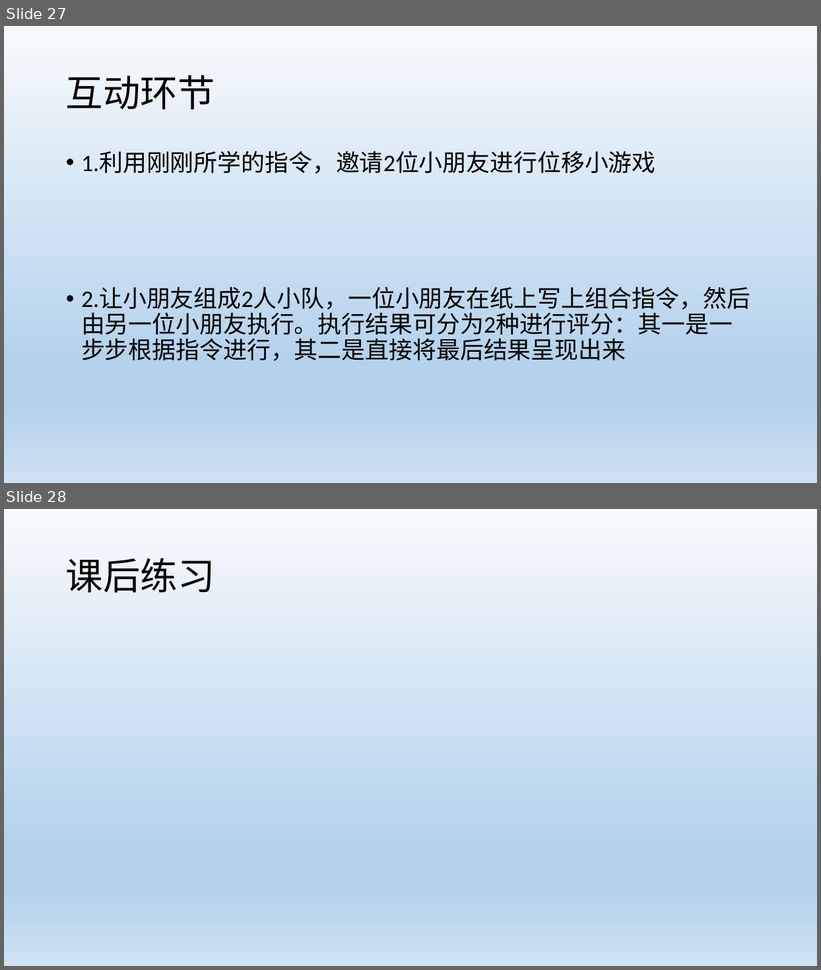
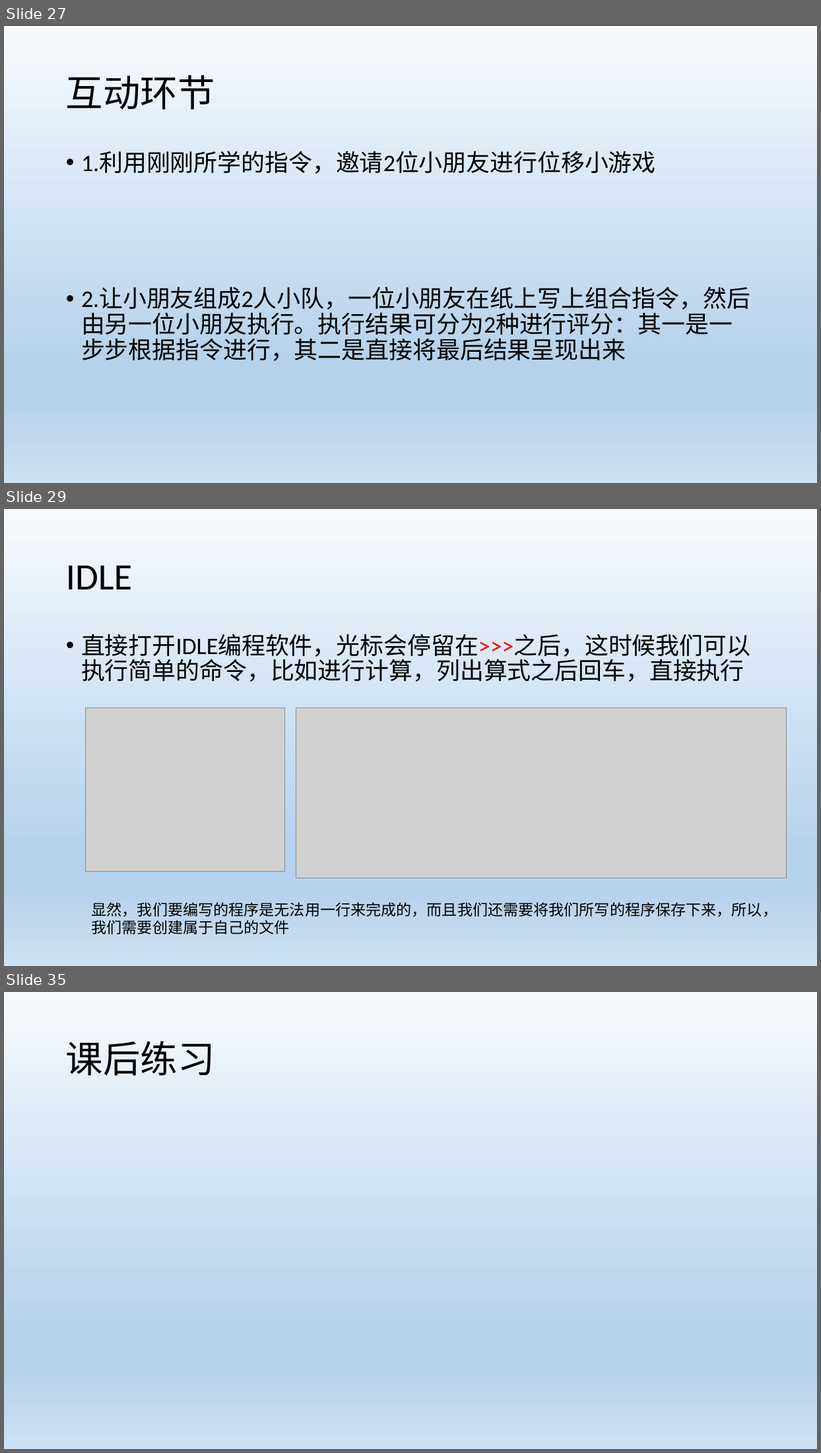
Before and after one commit to HKingdoom/learngit, a slide deck: Python01.pptx. Shown one above the other, each under a label of ours: slides 27 and 28 before the commit, slides 27, 29 and 35 after it; the slides between them are not shown. The pictures are 821x970 and 821x1453 pixels, drawn with LibreOffice and Linux fonts; fonts in the diff are those of the drawing; grey boxes stand for pictures. Boxes give left, top, right and bottom in pixels: in the first picture for what was removed or moved away, otherwise in the second. Text is boxed around its words. In the diff, an @@ line names an element or a change of style, - is before the commit and + after.

```diff
--- a/Python01.pptx
+++ b/Python01.pptx
@@ slide 29 added at <box>4,509,817,966</box>, background gradient #F7FAFD to #B5D2EC to #CEE1F2 @@
@@ title added at <box>66,565,132,590</box>, 44 pt, text #000000 @@
+IDLE
@@ text added at <box>81,634,750,682</box>, 28 pt, text #000000 @@
+• 直接打开IDLE编程软件，光标会停留在>>>之后，这时候我们可以执行简单的命令，比如进行计算，列出算式之后回车，直接执行
@@ picture added at <box>85,708,284,872</box> @@
@@ picture added at <box>296,708,787,878</box> @@
@@ text added at <box>92,902,778,935</box>, 18 pt, text #000000 @@
+显然，我们要编写的程序是无法用一行来完成的，而且我们还需要将我们所写的程序保存下来，所以，我们需要创建属于自己的文件
@@ what was slide 28 is now slide 35 @@
```
Also in this commit, not shown: 6 other slides added, 6 slides removed.
